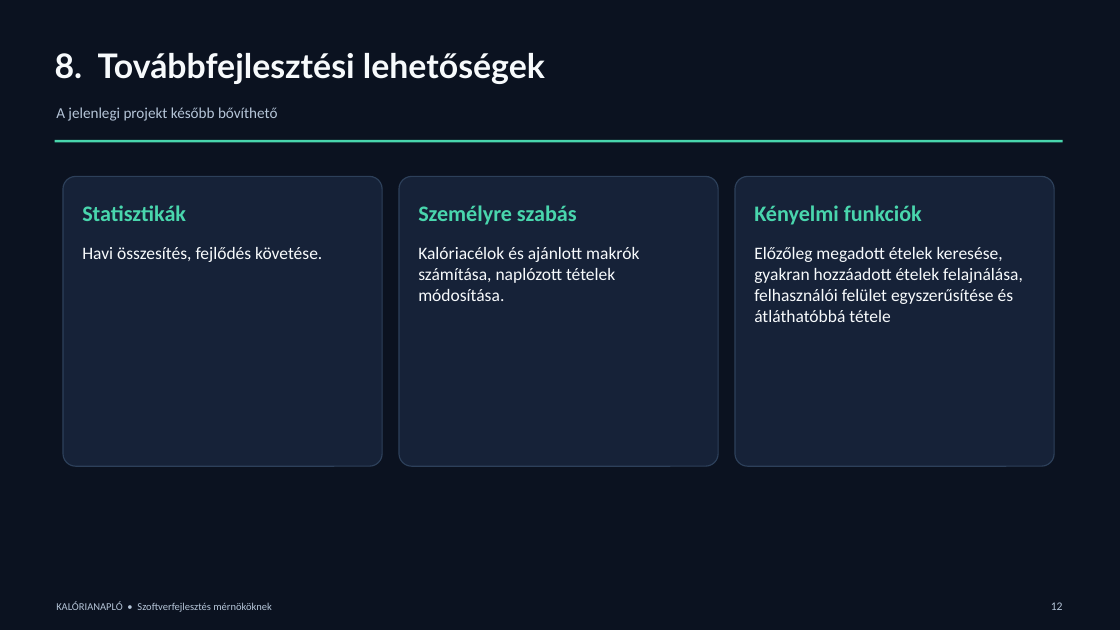
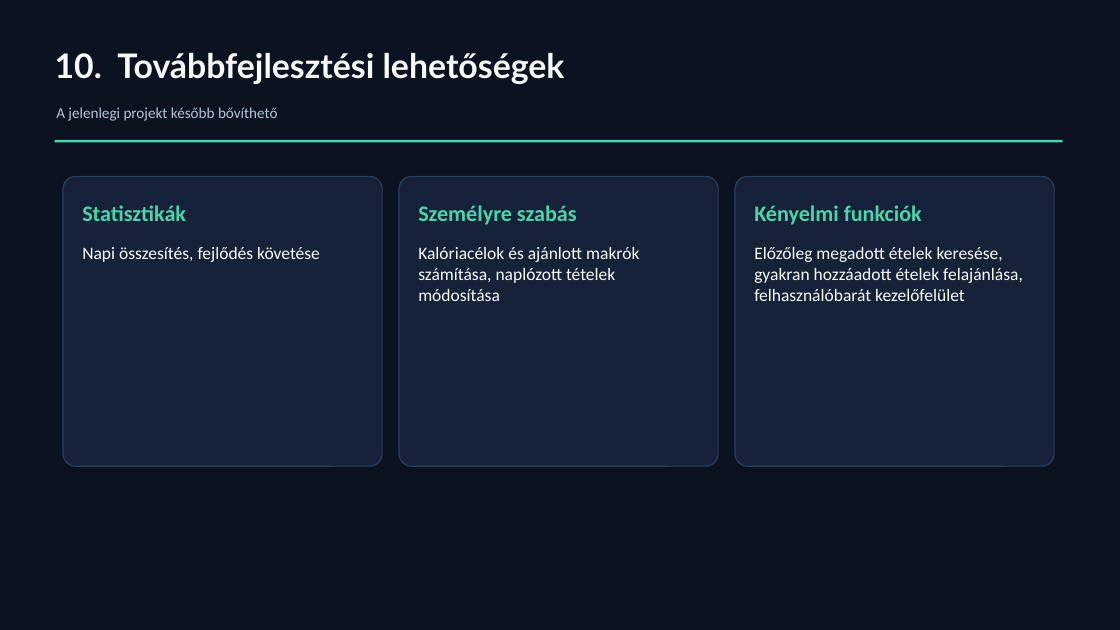
Before and after one commit to pbkbuff/arvacskak_projekt, a slide deck: slide 13 of docs/Kaloriszamlalo_projektbemutato.pptx (slide 9 before the commit). Drawn at 1120x630 pixels with LibreOffice and Linux fonts; fonts in the diff are those of the drawing. Boxes give left, top, right and bottom in pixels: in the first picture for what was removed or moved away, otherwise in the second. Text is boxed around its words. In the diff, an @@ line names an element or a change of style, - is before the commit and + after.

Commit message:
Módosított PPT feltöltése
Előzőleg feltöltött .ppt finomhangolt, átszerkesztett változata

```diff
--- a/docs/Kaloriszamlalo_projektbemutato.pptx
+++ b/docs/Kaloriszamlalo_projektbemutato.pptx
@@ text at (x1=55, y1=53, x2=565, y2=84): text changed @@
-8. Továbbfejlesztési lehetőségek
+10. Továbbfejlesztési lehetőségek
@@ text at (x1=82, y1=247, x2=320, y2=262): text changed @@
-Havi összesítés, fejlődés követése.
+Napi összesítés, fejlődés követése
@@ text at (x1=418, y1=247, x2=639, y2=301): text changed @@
-Kalóriacélok és ajánlott makrók számítása, naplózott tételek módosítása.
+Kalóriacélok és ajánlott makrók számítása, naplózott tételek módosítása
@@ text at (x1=754, y1=247, x2=1023, y2=301): text changed @@
-Előzőleg megadott ételek keresése, gyakran hozzáadott ételek felajnálása, felhasználói felület egyszerűsítése és átláthatóbbá tétele
+Előzőleg megadott ételek keresése, gyakran hozzáadott ételek felajánlása, felhasználóbarát kezelőfelület
@@ text removed at (x1=56, y1=602, x2=272, y2=612) @@
-KALÓRIANAPLÓ • Szoftverfejlesztés mérnököknek
@@ text removed at (x1=1051, y1=602, x2=1063, y2=610) @@
-12
```
Also in this commit, not shown: 8 other slides changed, 4 slides added.
